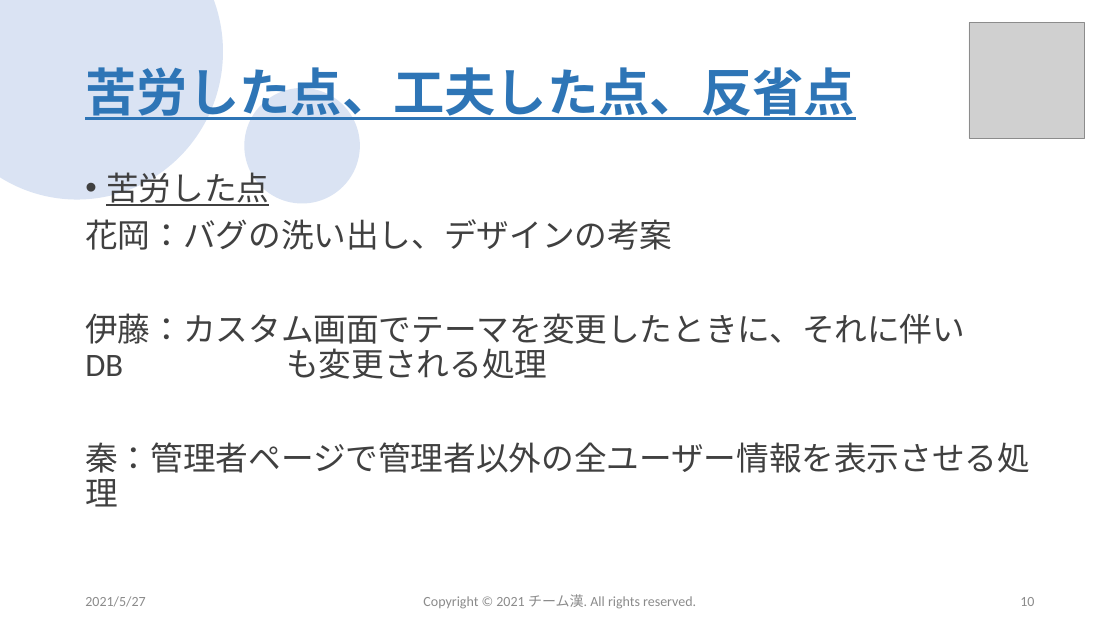
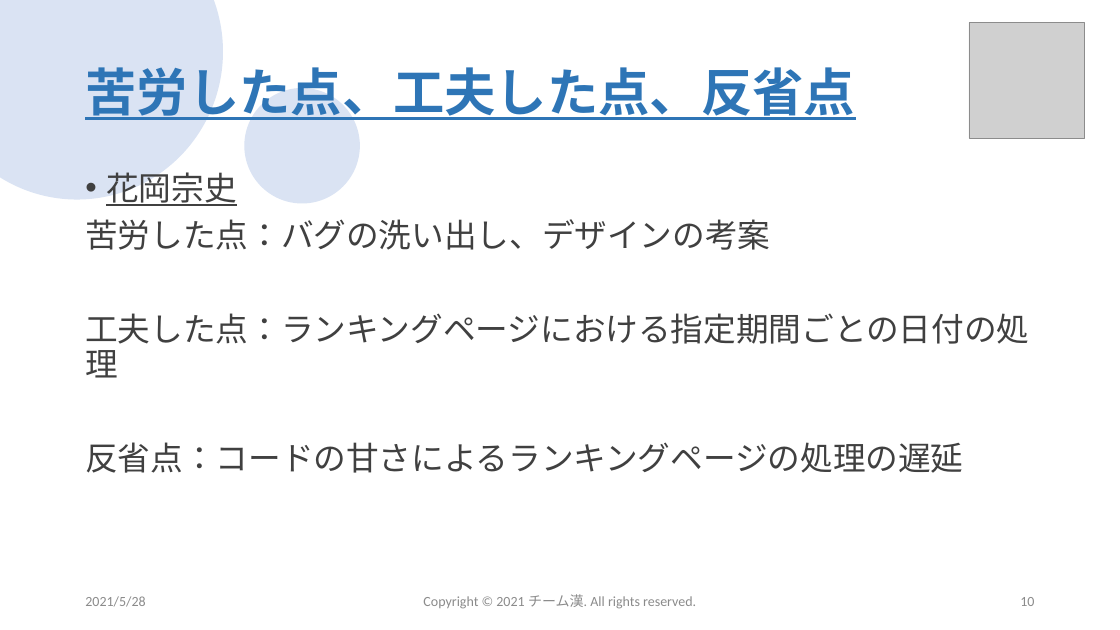
Before and after one commit to sss-sr2021/GUYS, a slide deck: slide 10 of 提出物/チーム漢_成果発表会プレゼン資料.pptx. Drawn at 1120x630 pixels with LibreOffice and Linux fonts; fonts in the diff are those of the drawing; grey boxes stand for pictures; background and template pictures are left out. Boxes give left, top, right and bottom in pixels: in the first picture for what was removed or moved away, otherwise in the second. Text is boxed around its words. In the diff, an @@ line names an element or a change of style, - is before the commit and + after.

Commit message:
プレゼン資料変更

```diff
--- a/提出物/チーム漢_成果発表会プレゼン資料.pptx
+++ b/提出物/チーム漢_成果発表会プレゼン資料.pptx
@@ text at box(85, 172, 1029, 473): text changed @@
-• 苦労した点
-花岡：バグの洗い出し、デザインの考案
-伊藤：カスタム画面でテーマを変更したときに、それに伴いDB も変更される処理
-秦：管理者ページで管理者以外の全ユーザー情報を表示させる処理
+• 花岡宗史
+苦労した点：バグの洗い出し、デザインの考案
+工夫した点：ランキングページにおける指定期間ごとの日付の処理
+反省点：コードの甘さによるランキングページの処理の遅延
@@ text at box(85, 596, 145, 607): text changed @@
-2021/5/27
+2021/5/28
```
Also in this commit, not shown: 13 other slides changed.
